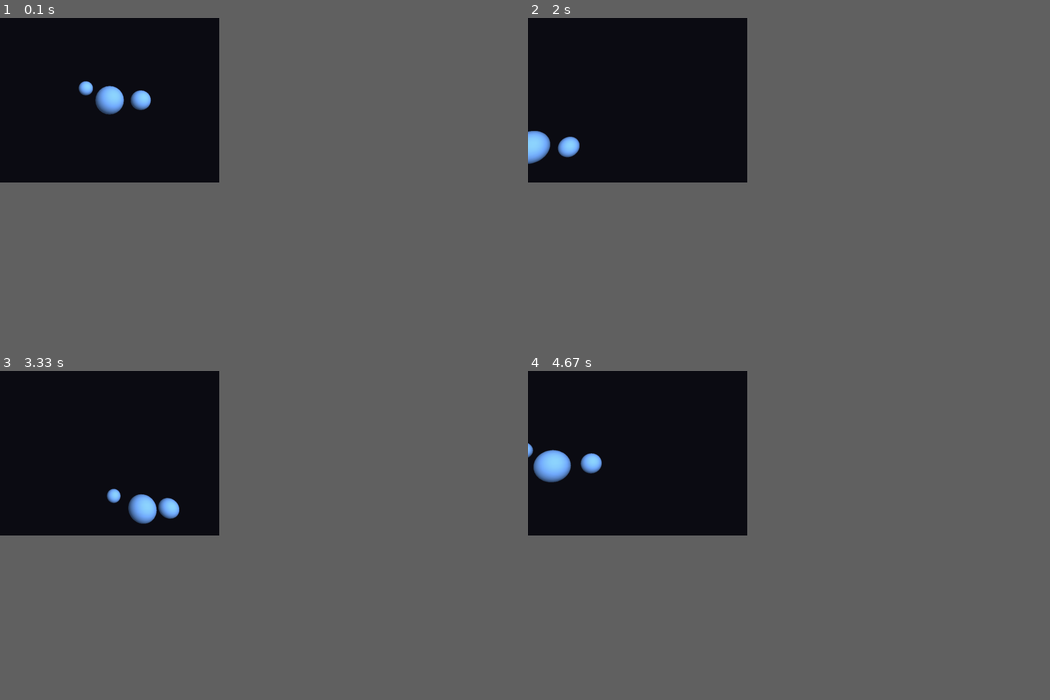
Above: before the commit, frames 1-4 (two rows, left to right).
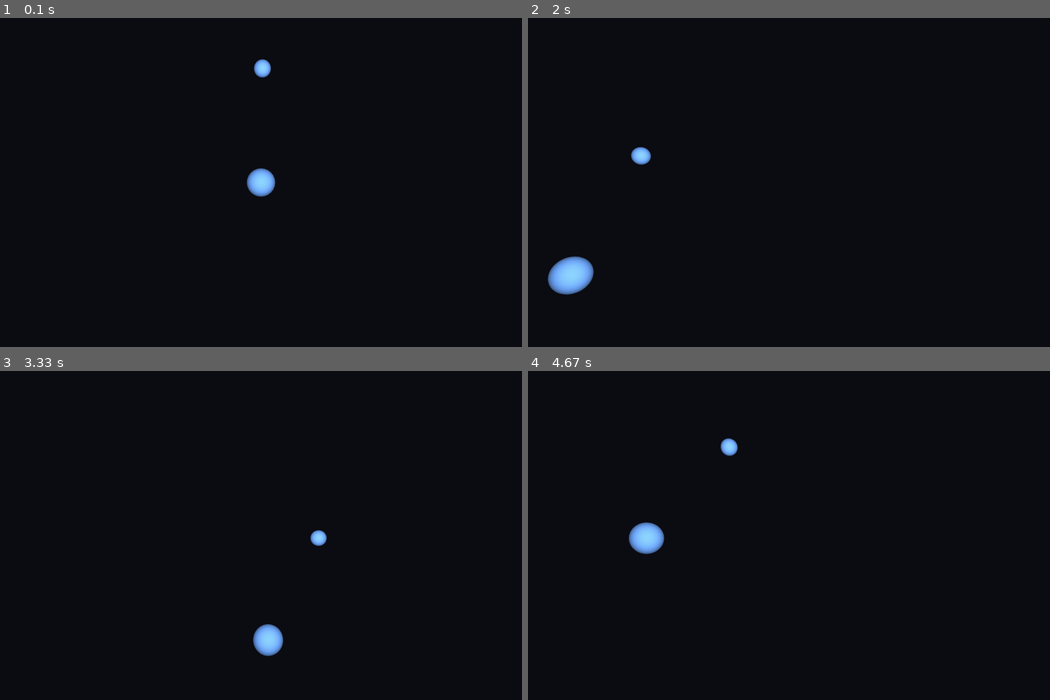
Above: after the commit, the same moments.

Repository: RJ-2911/N-BodySim
Game: pygame game, started from Programs/simWindow.py
Same seed, same stepped clock (60 frames per second), same inputs: the game is played once before the commit and once after it.
Inputs:
- Up to frame 1 (0.1 s): no input
- Up to frame 2 (2 s): hold Right 0.33-0.8 s; hold Up 0.83-1.13 s; hold W 0.83-1.13 s; hold Right 1.17-1.63 s; hold D 1.17-1.63 s; hold Left from 1.67 s (still down); hold A from 1.67 s (still down); tap E at 1.82 s
- Up to frame 3 (3.33 s): release Left at 2.2 s; release A at 2.2 s; hold Down 2.23-2.53 s; hold S 2.23-2.53 s; hold Left 2.57-2.97 s; hold A 2.57-2.97 s; hold Up from 3 s (still down); hold W from 3 s (still down); tap E at 3.15 s
- Up to frame 4 (4.67 s): release Up at 3.37 s; release W at 3.37 s; hold Right 3.4-4.03 s; hold D 3.4-4.03 s; hold Down 4.07-4.43 s; hold S 4.07-4.43 s; hold Left from 4.47 s (still down); hold A from 4.47 s (still down); tap E at 4.62 s
In our replay, the window is 378x284 before the commit and 900x568 after it. These sizes can differ from the game's own. Grey fills any space a smaller window leaves; there, only what the larger window draws over its background counts as a difference.

The runs differ from the first frame. In frame 1, 1.2% of the frame differs, in the area x 15-53%, y 12-55%; in frame 2, 1.5%, in the area x 0-24%, y 34-85%; in frame 3, 1.3%; in frame 4, 1.5%.

Commit message:
Done and Dusted (Mostly) ZEHAHAHAHAAH

Diff:
--- /dev/null
+++ b/Programs/physicsCalc.py
@@ -0,0 +1,10 @@
+import numpy as np
+
+def gravitationalforce(body1, body2, G=1.0):
+    r_vec = body2.position - body1.position
+    distance = np.linalg.norm(r_vec)
+    if distance == 0:
+        return np.zeros(3)
+    force_mag = G * body1.mass * body2.mass / (distance ** 2)
+    force_dir = r_vec / distance
+    return force_mag * force_dir
--- a/Programs/simWindow.py
+++ b/Programs/simWindow.py
@@ -6,18 +6,18 @@
 
 import sphere as sp
 import camera
+import physicsCalc as pc
 
 # Simple scene holder
 class Scene:
     def __init__(self):
         # Put spheres inside the view frustum (z negative is forward)
         self.spheres = [
-            sp.Sphere([0.0, 0.0, -5.0], 1.0),
-            sp.Sphere([2.5, 0.0, -6.5], 0.8),
-            sp.Sphere([-2.0, 1.0, -7.0], 0.6),
+            sp.Sphere([0, 0, 0], [0, 0, 0], 1200, 5, (1, 0.4, 0.0, 1)),
+            sp.Sphere([0, 40, 0], [6, 0, 0], 5, 3, (0.6, 0.4, 1, 1))
         ]
         # Camera placed back on +Z, looking towards -Z by default (theta=0)
-        self.camera = camera.Camera([0.0, 0.0, 5.0])
+        self.camera = camera.Camera([0.0, 0.0, 100.0])
 
     def update(self, dt):
         # future physics/animation updates could go here
@@ -66,14 +66,14 @@
 class SimWindow:
     def __init__(self):
         pg.init()
-        display = (800, 600)
+        display = (1900, 1200)
         pg.display.set_mode(display, DOUBLEBUF | OPENGL)
         pg.display.set_caption("N-Body - Debug Camera & Spheres")
 
         # Projection
         glMatrixMode(GL_PROJECTION)
         glLoadIdentity()
-        gluPerspective(60.0, (display[0] / display[1]), 0.1, 100.0)
+        gluPerspective(60.0, (display[0] / display[1]), 0.1, 500.0)
         glMatrixMode(GL_MODELVIEW)
 
         self.renderer = Renderer(display[0], display[1])
@@ -83,6 +83,12 @@
         self.angle = 0.0
         self.running = True
         self.main_loop()
+
+    def calcForce(self, dt):
+         force_on_1 = pc.gravitationalforce(self.scene.spheres[0], self.scene.spheres[1])
+         force_on_2 = -force_on_1
+         self.scene.spheres[0].update(force_on_1, dt)
+         self.scene.spheres[1].update(force_on_2, dt)
 
     def handle_events(self, dt):
         # keyboard controls for camera
@@ -124,6 +130,7 @@
     def main_loop(self):
         while self.running:
             dt = self.clock.tick(60) / 1000.0  # seconds per frame
+            self.calcForce(dt)
             self.handle_events(dt)
             self.scene.update(dt)
 
--- a/Programs/sphere.py
+++ b/Programs/sphere.py
@@ -3,9 +3,17 @@
 from OpenGL.GLU import *
 
 class Sphere:
-    def __init__(self, position, radius):
+    def __init__(self, position, velocity, mass, radius, color):
         self.position = np.array(position, dtype=np.float32)
         self.radius = float(radius)
+        self.velocity = np.array(velocity, dtype=float)
+        self.mass = mass
+        self.color = color
+
+    def update(self, force, dt):
+        acceleration = force / self.mass
+        self.velocity += acceleration * dt
+        self.position += self.velocity * dt
 
     def draw_sphere(self):
         """
